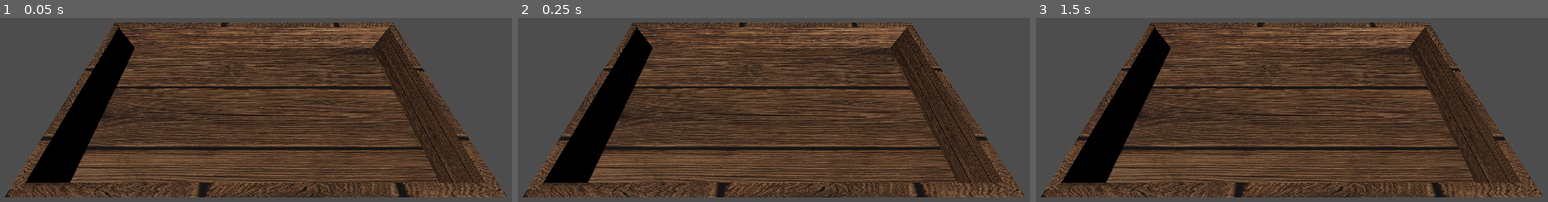
Above: before the commit, frames 1-3 (left to right).
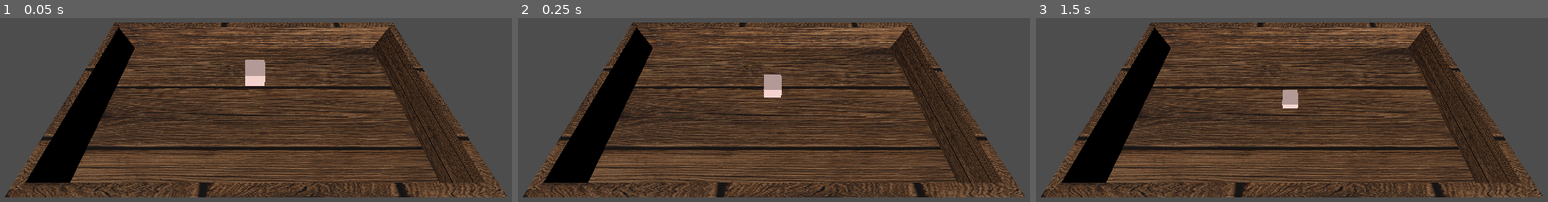
Above: after the commit, the same moments.

Repository: olegbogai-web/dicegame
Game: Godot game, scene res://ui/scenes/board.tscn
Two runs of this game, one before a commit and one after it. Both use one fixed random seed, a clock stepped at 60 frames per second and the inputs below.
Inputs:
- Up to frame 1 (0.05 s): no input
- Up to frame 2 (0.25 s): no input
- Up to frame 3 (1.5 s): tap Enter at 1.25 s

The runs differ from the first frame. In frame 1, 0.6% of the frame differs, in the area x 47-52%, y 22-37%; in frame 2, 0.4%; in frame 3, 0.3%.
Error after the commit: Invalid assignment of property or key 'alignment' with value of type 'int' on a base object of type 'Label3D'. (res://src/presentation/dice/dice_face_view.gd:6…

Commit message:
Add data-driven base cube classes

Diff:
--- /dev/null
+++ b/content/dice/base_cube_definition.tres
@@ -0,0 +1,43 @@
+[gd_resource type="Resource" script_class="DiceDefinition" load_steps=8 format=3]
+
+[ext_resource type="Script" path="res://src/content/dice/dice_definition.gd" id="1_b7e3r"]
+[ext_resource type="Script" path="res://src/content/dice/dice_face_data.gd" id="2_cw2vo"]
+
+[sub_resource type="Resource" id="Resource_face_1"]
+script = ExtResource("2_cw2vo")
+label_text = "1"
+text_color = Color(0, 0, 0, 1)
+
+[sub_resource type="Resource" id="Resource_face_2"]
+script = ExtResource("2_cw2vo")
+label_text = "2"
+text_color = Color(0, 0, 0, 1)
+
+[sub_resource type="Resource" id="Resource_face_3"]
+script = ExtResource("2_cw2vo")
+label_text = "3"
+text_color = Color(0, 0, 0, 1)
+
+[sub_resource type="Resource" id="Resource_face_4"]
+script = ExtResource("2_cw2vo")
+label_text = "4"
+text_color = Color(0, 0, 0, 1)
+
+[sub_resource type="Resource" id="Resource_face_5"]
+script = ExtResource("2_cw2vo")
+label_text = "5"
+text_color = Color(0, 0, 0, 1)
+
+[sub_resource type="Resource" id="Resource_face_6"]
+script = ExtResource("2_cw2vo")
+label_text = "6"
+text_color = Color(0, 0, 0, 1)
+
+[resource]
+script = ExtResource("1_b7e3r")
+id = &"base_cube"
+display_name = "Base Cube"
+base_size = Vector3(0.2, 0.2, 0.2)
+size_multiplier = 1.0
+cube_color = Color(0.99495333, 0.854602, 0.83693045, 1)
+faces = [SubResource("Resource_face_1"), SubResource("Resource_face_2"), SubResource("Resource_face_3"), SubResource("Resource_face_4"), SubResource("Resource_face_5"), SubResource("Resource_face_6")]
--- a/content/resources/base_cube.tscn
+++ b/content/resources/base_cube.tscn
@@ -1,11 +1,11 @@
-[gd_scene format=3 uid="uid://boqsu0xoab2wo"]
+[gd_scene load_steps=3 format=3]
 
-[sub_resource type="StandardMaterial3D" id="StandardMaterial3D_8ch5d"]
-albedo_color = Color(0.99495333, 0.854602, 0.83693045, 1)
+[ext_resource type="Script" path="res://src/presentation/dice/dice_view.gd" id="1_3x4gg"]
+[ext_resource type="Resource" path="res://content/dice/base_cube_definition.tres" id="2_kt4d2"]
 
-[sub_resource type="BoxMesh" id="BoxMesh_0wo7w"]
-
-[node name="base_cube" type="MeshInstance3D" unique_id=548484381]
-transform = Transform3D(0.2, 0, 0, 0, 0.2, 0, 0, 0, 0.2, 0, 0, 0)
-material_override = SubResource("StandardMaterial3D_8ch5d")
-mesh = SubResource("BoxMesh_0wo7w")
+[node name="base_cube" type="RigidBody3D"]
+script = ExtResource("1_3x4gg")
+definition = ExtResource("2_kt4d2")
+mass = 1.0
+gravity_scale = 1.0
+continuous_cd = true
--- /dev/null
+++ b/src/content/dice/dice_definition.gd
@@ -0,0 +1,22 @@
+@tool
+class_name DiceDefinition
+extends Resource
+
+const DEFAULT_SIZE := Vector3(0.2, 0.2, 0.2)
+
+@export var id: StringName = &"base_cube"
+@export var display_name: String = "Base Cube"
+@export var base_size: Vector3 = DEFAULT_SIZE
+@export var size_multiplier: float = 1.0
+@export var cube_color: Color = Color(0.995, 0.855, 0.837, 1.0)
+@export var surface_texture: Texture2D
+@export_range(0.0, 0.05, 0.001) var face_padding: float = 0.004
+@export_range(0.05, 1.0, 0.01) var face_scale: float = 0.72
+@export var faces: Array[DiceFaceData] = []
+
+func get_scaled_size() -> Vector3:
+	return Vector3(
+		max(base_size.x * size_multiplier, 0.001),
+		max(base_size.y * size_multiplier, 0.001),
+		max(base_size.z * size_multiplier, 0.001)
+	)
--- /dev/null
+++ b/src/content/dice/dice_face_data.gd
@@ -0,0 +1,10 @@
+@tool
+class_name DiceFaceData
+extends Resource
+
+@export var label_text: String = "1"
+@export var icon: Texture2D
+@export var use_icon: bool = false
+@export var text_color: Color = Color.BLACK
+@export var aura_color: Color = Color(0, 0, 0, 0)
+@export_range(0.0, 2.0, 0.01) var aura_strength: float = 0.0
--- /dev/null
+++ b/src/presentation/dice/dice_face_view.gd
@@ -0,0 +1,66 @@
+@tool
+class_name DiceFaceView
+extends Node3D
+
+const TEXT_FONT_SIZE := 64
+const AURA_SCALE := 1.14
+const FACE_PLANE_DEPTH := 0.0005
+
+var _front: Node3D
+var _aura: Node3D
+
+func _ready() -> void:
+	if get_child_count() == 0:
+		_build_nodes()
+
+func setup(face_data: DiceFaceData, face_size: Vector2) -> void:
+	if face_data == null:
+		return
+	if _front == null:
+		_build_nodes()
+
+	var has_aura := face_data.aura_strength > 0.0 and face_data.aura_color.a > 0.0
+	_front.visible = true
+	_aura.visible = has_aura
+	_apply_content(_front, face_data, face_size, 1.0)
+	if has_aura:
+		_apply_content(_aura, face_data, face_size, AURA_SCALE + face_data.aura_strength * 0.2, face_data.aura_color)
+
+func _build_nodes() -> void:
+	_front = Node3D.new()
+	_front.name = "Front"
+	add_child(_front)
+	_front.owner = get_tree().edited_scene_root if Engine.is_editor_hint() else self
+
+	_aura = Node3D.new()
+	_aura.name = "Aura"
+	add_child(_aura)
+	_aura.owner = get_tree().edited_scene_root if Engine.is_editor_hint() else self
+	_aura.position = Vector3(0, 0, -FACE_PLANE_DEPTH)
+
+func _apply_content(target: Node3D, face_data: DiceFaceData, face_size: Vector2, content_scale: float, override_color: Color = Color.TRANSPARENT) -> void:
+	for child in target.get_children():
+		child.free()
+
+	if face_data.use_icon and face_data.icon != null:
+		var sprite := Sprite3D.new()
+		sprite.texture = face_data.icon
+		sprite.modulate = override_color if override_color != Color.TRANSPARENT else Color.WHITE
+		sprite.pixel_size = max(face_size.x, face_size.y) * 0.006 / content_scale
+		sprite.position = Vector3.ZERO
+		target.add_child(sprite)
+		sprite.owner = get_tree().edited_scene_root if Engine.is_editor_hint() else self
+		sprite.scale = Vector3.ONE * content_scale
+		return
+
+	var label := Label3D.new()
+	label.text = face_data.label_text
+	label.modulate = override_color if override_color != Color.TRANSPARENT else face_data.text_color
+	label.font_size = TEXT_FONT_SIZE
+	label.billboard = BaseMaterial3D.BILLBOARD_DISABLED
+	label.alignment = HORIZONTAL_ALIGNMENT_CENTER
+	label.vertical_alignment = VERTICAL_ALIGNMENT_CENTER
+	label.position = Vector3.ZERO
+	label.scale = Vector3.ONE * min(face_size.x, face_size.y) * 0.035 * content_scale
+	target.add_child(label)
+	label.owner = get_tree().edited_scene_root if Engine.is_editor_hint() else self
--- /dev/null
+++ b/src/presentation/dice/dice_view.gd
@@ -0,0 +1,120 @@
+@tool
+class_name DiceView
+extends RigidBody3D
+
+const FACE_TRANSFORMS := {
+	0: {"name": "Top", "position": Vector3.UP, "rotation": Vector3(-PI * 0.5, 0, 0)},
+	1: {"name": "Bottom", "position": Vector3.DOWN, "rotation": Vector3(PI * 0.5, 0, 0)},
+	2: {"name": "Front", "position": Vector3.FORWARD, "rotation": Vector3.ZERO},
+	3: {"name": "Back", "position": Vector3.BACK, "rotation": Vector3(0, PI, 0)},
+	4: {"name": "Right", "position": Vector3.RIGHT, "rotation": Vector3(0, PI * 0.5, 0)},
+	5: {"name": "Left", "position": Vector3.LEFT, "rotation": Vector3(0, -PI * 0.5, 0)}
+}
+
+@export var definition: DiceDefinition : set = set_definition, get = get_definition
+
+var _definition: DiceDefinition
+var _mesh_instance: MeshInstance3D
+var _collision_shape: CollisionShape3D
+var _faces_root: Node3D
+
+func _ready() -> void:
+	ensure_structure()
+	rebuild()
+
+func set_definition(value: DiceDefinition) -> void:
+	_definition = value
+	if is_node_ready():
+		rebuild.call_deferred()
+
+func get_definition() -> DiceDefinition:
+	return _definition
+
+func ensure_structure() -> void:
+	if _mesh_instance == null:
+		_mesh_instance = get_node_or_null("Body") as MeshInstance3D
+	if _mesh_instance == null:
+		_mesh_instance = MeshInstance3D.new()
+		_mesh_instance.name = "Body"
+		add_child(_mesh_instance)
+		_mesh_instance.owner = get_tree().edited_scene_root if Engine.is_editor_hint() else self
+
+	if _collision_shape == null:
+		_collision_shape = get_node_or_null("CollisionShape3D") as CollisionShape3D
+	if _collision_shape == null:
+		_collision_shape = CollisionShape3D.new()
+		_collision_shape.name = "CollisionShape3D"
+		add_child(_collision_shape)
+		_collision_shape.owner = get_tree().edited_scene_root if Engine.is_editor_hint() else self
+
+	if _faces_root == null:
+		_faces_root = get_node_or_null("Faces") as Node3D
+	if _faces_root == null:
+		_faces_root = Node3D.new()
+		_faces_root.name = "Faces"
+		add_child(_faces_root)
+		_faces_root.owner = get_tree().edited_scene_root if Engine.is_editor_hint() else self
+
+func rebuild() -> void:
+	ensure_structure()
+	var data := _definition
+	if data == null:
+		return
+
+	var scaled_size := data.get_scaled_size()
+	_build_body(data, scaled_size)
+	_build_faces(data, scaled_size)
+
+func _build_body(data: DiceDefinition, scaled_size: Vector3) -> void:
+	var box_mesh := BoxMesh.new()
+	box_mesh.size = scaled_size
+	_mesh_instance.mesh = box_mesh
+
+	var material := StandardMaterial3D.new()
+	material.albedo_color = data.cube_color
+	material.roughness = 0.95
+	material.metallic = 0.02
+	if data.surface_texture != null:
+		material.albedo_texture = data.surface_texture
+	_mesh_instance.material_override = material
+
+	var shape := BoxShape3D.new()
+	shape.size = scaled_size
+	_collision_shape.shape = shape
+
+func _build_faces(data: DiceDefinition, scaled_size: Vector3) -> void:
+	for child in _faces_root.get_children():
+		child.free()
+
+	var face_depths := {
+		0: scaled_size.y * 0.5 + data.face_padding,
+		1: scaled_size.y * 0.5 + data.face_padding,
+		2: scaled_size.z * 0.5 + data.face_padding,
+		3: scaled_size.z * 0.5 + data.face_padding,
+		4: scaled_size.x * 0.5 + data.face_padding,
+		5: scaled_size.x * 0.5 + data.face_padding
+	}
+	var face_sizes := {
+		0: Vector2(scaled_size.x, scaled_size.z) * data.face_scale,
+		1: Vector2(scaled_size.x, scaled_size.z) * data.face_scale,
+		2: Vector2(scaled_size.x, scaled_size.y) * data.face_scale,
+		3: Vector2(scaled_size.x, scaled_size.y) * data.face_scale,
+		4: Vector2(scaled_size.z, scaled_size.y) * data.face_scale,
+		5: Vector2(scaled_size.z, scaled_size.y) * data.face_scale
+	}
+
+	for face_index in FACE_TRANSFORMS.keys():
+		var face_node := DiceFaceView.new()
+		face_node.name = FACE_TRANSFORMS[face_index].name
+		face_node.position = FACE_TRANSFORMS[face_index].position * face_depths[face_index]
+		face_node.rotation = FACE_TRANSFORMS[face_index].rotation
+		_faces_root.add_child(face_node)
+		face_node.owner = get_tree().edited_scene_root if Engine.is_editor_hint() else self
+
+		var face_data: DiceFaceData = null
+		if face_index < data.faces.size():
+			face_data = data.faces[face_index]
+		if face_data == null:
+			face_data = DiceFaceData.new()
+			face_data.label_text = str(face_index + 1)
+		face_node.setup(face_data, face_sizes[face_index])
--- a/ui/scenes/board.tscn
+++ b/ui/scenes/board.tscn
@@ -1,4 +1,6 @@
 [gd_scene format=3 uid="uid://0ssqyi084mdh"]
+
+[ext_resource type="PackedScene" path="res://content/resources/base_cube.tscn" id="2_jg8f2"]
 
 [ext_resource type="Texture2D" uid="uid://dn66rechaasvk" path="res://assets/material/дерево.png" id="1_vhfsq"]
 
@@ -9,6 +11,15 @@
 [sub_resource type="BoxMesh" id="BoxMesh_7uo5n"]
 
 [sub_resource type="BoxMesh" id="BoxMesh_w7xue"]
+
+[sub_resource type="BoxShape3D" id="BoxShape3D_floor"]
+size = Vector3(4, 0.1, 2)
+
+[sub_resource type="BoxShape3D" id="BoxShape3D_side_wall"]
+size = Vector3(0.1, 0.5, 2)
+
+[sub_resource type="BoxShape3D" id="BoxShape3D_front_back_wall"]
+size = Vector3(4.1, 0.5, 0.1)
 
 [node name="board" type="Node3D" unique_id=1670483730]
 top_level = true
@@ -39,9 +50,43 @@
 material_override = SubResource("StandardMaterial3D_b47iq")
 mesh = SubResource("BoxMesh_w7xue")
 
+
+[node name="floor_body" type="StaticBody3D" parent="." unique_id=171000001]
+transform = Transform3D(4, 0, 0, 0, 0.1, 0, 0, 0, 2, 0, 0, 0)
+
+[node name="CollisionShape3D" type="CollisionShape3D" parent="floor_body"]
+shape = SubResource("BoxShape3D_floor")
+
+[node name="left_wall_body" type="StaticBody3D" parent="." unique_id=171000002]
+transform = Transform3D(0.1, 0, 0, 0, 0.5, 0, 0, 0, 2, -2.001, 0.25, 0)
+
+[node name="CollisionShape3D" type="CollisionShape3D" parent="left_wall_body"]
+shape = SubResource("BoxShape3D_side_wall")
+
+[node name="right_wall_body" type="StaticBody3D" parent="." unique_id=171000003]
+transform = Transform3D(0.1, 0, 0, 0, 0.5, 0, 0, 0, 2, 2, 0.25, 0)
+
+[node name="CollisionShape3D" type="CollisionShape3D" parent="right_wall_body"]
+shape = SubResource("BoxShape3D_side_wall")
+
+[node name="back_wall_body" type="StaticBody3D" parent="." unique_id=171000004]
+transform = Transform3D(-4.371139e-09, 0, 4.1, 0, 0.5, 0, -0.1, 0, -1.7921668e-07, 0, 0.25, -1)
+
+[node name="CollisionShape3D" type="CollisionShape3D" parent="back_wall_body"]
+shape = SubResource("BoxShape3D_front_back_wall")
+
+[node name="front_wall_body" type="StaticBody3D" parent="." unique_id=171000005]
+transform = Transform3D(-4.371139e-09, 0, 4.1, 0, 0.5, 0, -0.1, 0, -1.7921668e-07, 0, 0.25, 1)
+
+[node name="CollisionShape3D" type="CollisionShape3D" parent="front_wall_body"]
+shape = SubResource("BoxShape3D_front_back_wall")
+
 [node name="test_camera" type="Camera3D" parent="." unique_id=1142329002]
 transform = Transform3D(1, 0, 0, 0, 0.57357645, 0.81915206, 0, -0.81915206, 0.57357645, -0.04113269, 2.3223188, 1.0388587)
 fov = 87.1875
 
 [node name="test_Light" type="DirectionalLight3D" parent="." unique_id=76983028]
 transform = Transform3D(0.95406866, 0.19014458, -0.23151249, -0.07741402, 0.90299547, 0.42261827, 0.2894133, -0.38528454, 0.87623954, 0, 0, 0)
+
+[node name="base_cube" parent="." instance=ExtResource("2_jg8f2")]
+transform = Transform3D(1, 0, 0, 0, 1, 0, 0, 0, 1, 0, 0.75, 0)
